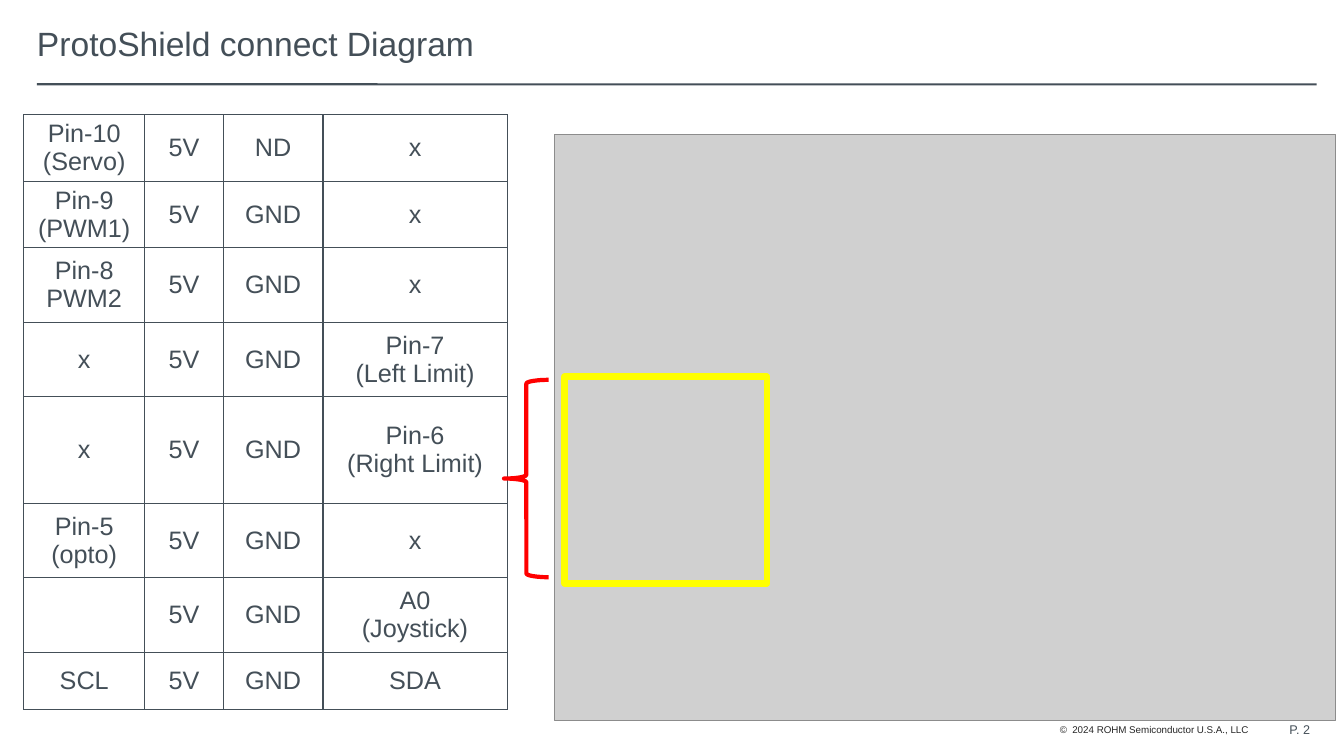
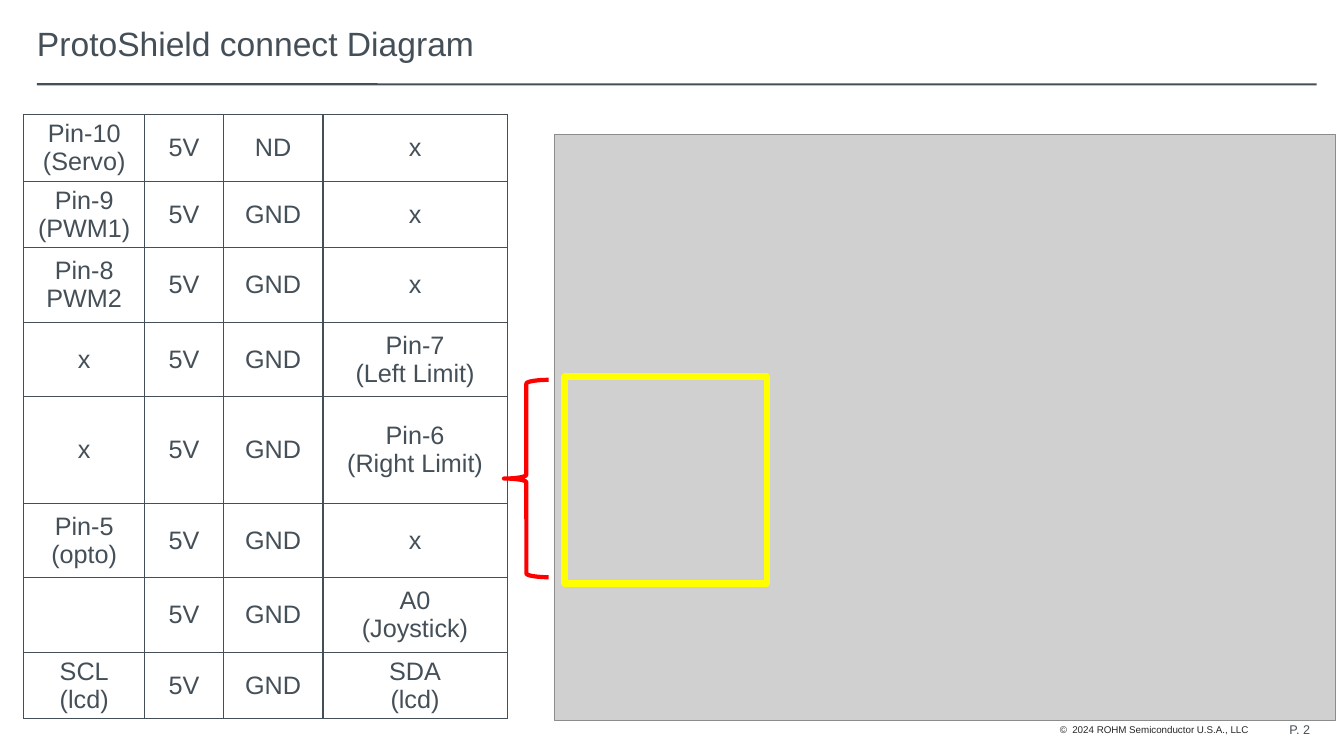
Before and after one commit to mvanocht/Ping-Pong-Catcher, a slide deck: slide 2 of PingPongCathcher_Diagram.pptx. Drawn at 1344x756 pixels with LibreOffice and Linux fonts; fonts in the diff are those of the drawing; grey boxes stand for pictures; background and template pictures are left out. Boxes give left, top, right and bottom in pixels: in the first picture for what was removed or moved away, otherwise in the second. Text is boxed around its words. In the diff, an @@ line names an element or a change of style, - is before the commit and + after.

Commit message:
Update PingPongCathcher_Diagram.pptx
update add pages to explain Protoshield

```diff
--- a/PingPongCathcher_Diagram.pptx
+++ b/PingPongCathcher_Diagram.pptx
@@ table at box(24, 115, 508, 731) @@
-row 8, column 1: SCL
+row 8, column 1: SCL (lcd)
-row 8, column 4: SDA
+row 8, column 4: SDA (lcd)
```
